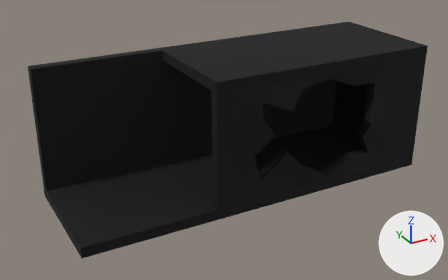
Before and after pictures for a commit that changed the COLLADA model Assets/Cracked_Floor.dae.
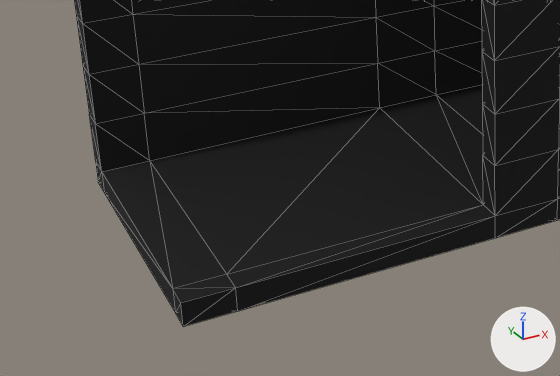
Each version appears first whole from a camera (50 mm lens) standing at (-20.85, -12.17, 13.76) and looking at (-14.24, -0.14, 7.75), and next in a close-up on the part from 0% to 55% of the width and 42% to 100% of the height. Every picture has the same lights, and +X, +Y and +Z are marked at lower right. The close-ups show mesh edges as thin lines. Where no turn or scale is listed for an object, it has been applied to the vertices.

In view in the first close-up: 'Cracked_Floor'.
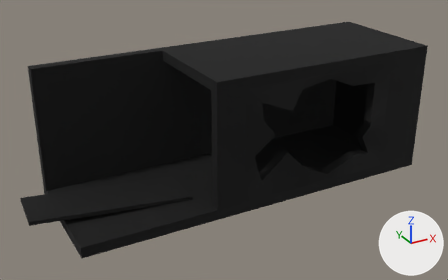
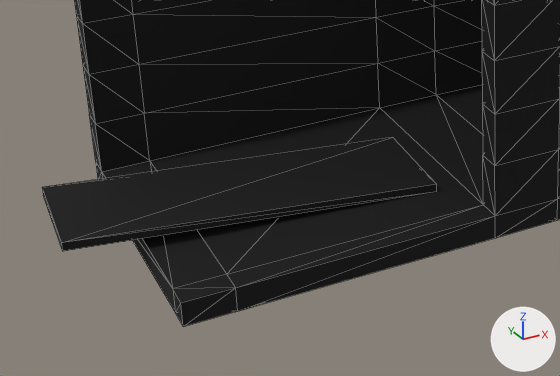
What the commit changed:
me_cracked_floormesh is used by ob_cracked_floor; location (0.0, 0.0, 0.0).
me_cracked_floormesh had 316 vertices, 632 faces and spanned x -18.27..-9.27, y -1.79..1.78, z 6.5..9.75.
me_cracked_floormesh now has 324 vertices, 644 faces and spans x -19.02..-9.27, y -1.79..1.78, z 6.5..9.75.
Part 1, on me_cracked_floormesh:
8 vertices are added at x -19.02..-15.34, y -0.8..0.86, z 6.7..6.98.
12 new faces join them.

Where the change shows, as pixel boxes [x1, y1, x2, y2] in the close-ups (560 x 376 px):
'Cracked_Floor', reshaped
    before: [74, 0, 560, 327]
    after: [42, 0, 560, 327]
part 1 of me_cracked_floormesh, added (black)
    after: [42, 137, 437, 251]
